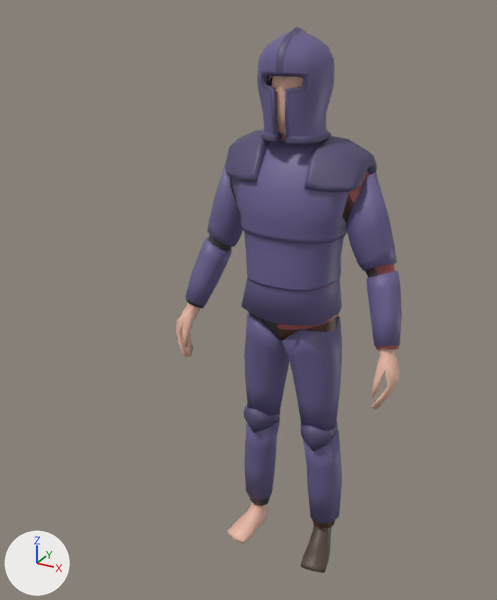
Before and after pictures for a commit that changed the FBX model Assets/Characters/Player.fbx.
Both versions are drawn from a camera (50 mm lens) standing at (0.865, -1.864, 1.887) and looking at (0.003, -0.298, 1.104). Arrows for +X, +Y and +Z are at lower left; the lights stay in place.

Names of what the first picture shows: 'Body', 'Hair', 'Helmet', 'Platebody', 'Platelegs', 'Shirt', 'Shoes'.
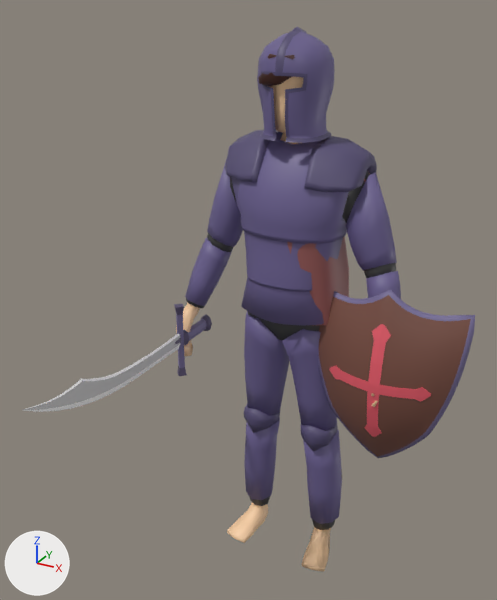
Location of each change, [x1, y1, x2, y2] in pixels of the pictures (497 x 600 px):
'Shield', added (brown): after [318, 290, 475, 458]
    faces in mat_wood (brown #774c40): [319, 295, 471, 457]
    faces in mat_emblem (red #e75c6a): [329, 324, 431, 437]
    faces in mat_metal (blue #756c96): [318, 290, 475, 458]
'Body', moved: before [176, 75, 401, 544]; after [176, 77, 378, 572]
'Sword', added: after [23, 304, 212, 412]
    faces in mat_blade (light grey #c7c7c7): [24, 335, 180, 410]
    faces in mat_blade_highlight (white #ffffff): [23, 334, 180, 412]
    faces in mat_metal (blue #756c96): [176, 314, 207, 368]
    faces in mat_metal_dark_1 (dark purple #584e6d): [174, 304, 212, 376]
'Shirt', reshaped: before [278, 171, 399, 349]; after [287, 172, 370, 325]
'Hair', reshaped: before [267, 75, 290, 86]; after [258, 53, 332, 86]

Edits to the bpy script that builds the scene:
```text
Add mat_blade_highlight:
    mat_blade_highlight = principled_material('Blade highlight')
    mat_blade_highlight.base_color = (1.0, 1.0, 1.0)  # white #ffffff
Add mat_blade:
    mat_blade = principled_material('Blade')
    mat_blade.base_color = (0.57, 0.57, 0.57)  # light grey #c7c7c7
Add mat_metal_dark_1:
    mat_metal_dark_1 = principled_material('Metal Dark')
    mat_metal_dark_1.base_color = (0.0969, 0.0758, 0.152)  # dark purple #584e6d
Add mat_wood:
    mat_wood = principled_material('Wood')
    mat_wood.base_color = (0.184, 0.0719, 0.0506)  # brown #774c40
Add mat_emblem:
    mat_emblem = principled_material('Emblem')
    mat_emblem.base_color = (0.8, 0.106, 0.145)  # red #e75c6a
Change me_cube_009:
    used by ob_shirt; location = (0.0, 0.0, -0.003)
    remove me_cube_009.from_pydata(...)  # 134 vertices, 116 faces; spans x 0.0..0.376, y -0.121..0.129, z 0.906..1.511
    add me_cube_009.from_pydata(...)  # 134 vertices, 116 faces; spans x 0.0..0.373, y -0.123..0.129, z 0.887..1.513
    me_cube_009 part 1: the whole mesh is rebuilt
Change me_cube_011:
    used by ob_hair; location = (0.0, 0.0, -0.003)
    remove me_cube_011.from_pydata(...)  # 66 vertices, 56 faces; spans x -0.089..0.085, y -0.103..0.096, z 1.605..1.786
    add me_cube_011.from_pydata(...)  # 79 vertices, 68 faces; spans x -0.103..0.099, y -0.125..0.098, z 1.583..1.797
    me_cube_011 part 2: the whole mesh is rebuilt
Add me_cube_008_1:
    me_cube_008_1.from_pydata(...)  # 202 vertices, 188 faces; spans x -0.021..0.021, y -0.783..0.091, z -0.129..0.129
    # faces by material slot: [16, 72, 32, 68]
    me_cube_008_1.materials.append(mat_metal)  # blue #6b6090
    me_cube_008_1.materials.append(mat_metal_dark_1)  # dark purple #584e6d
    me_cube_008_1.materials.append(mat_blade)  # light grey #c7c7c7
    me_cube_008_1.materials.append(mat_blade_highlight)  # white #ffffff
Add me_cusurfpatch:
    me_cusurfpatch.from_pydata(...)  # 726 vertices, 722 faces; spans x -0.243..0.243, y -0.07..0.066, z -0.324..0.288
    # faces by material slot: [162, 352, 208]
    me_cusurfpatch.materials.append(mat_metal)  # blue #6b6090
    me_cusurfpatch.materials.append(mat_wood)  # brown #774c40
    me_cusurfpatch.materials.append(mat_emblem)  # red #e75c6a
Change ob_body:
    ob_body.location: (0.0, 0.0, -0.003) -> (0.0, 0.0, 0.0)
Add ob_sword:
    ob_sword = bpy.data.objects.new('Sword', me_cube_008_1)
    ob_sword.location = (-0.337, -0.068, 0.827)
Add ob_shield:
    ob_shield = bpy.data.objects.new('Shield', me_cusurfpatch)
    ob_shield.location = (0.337, -0.068, 0.827)
```
